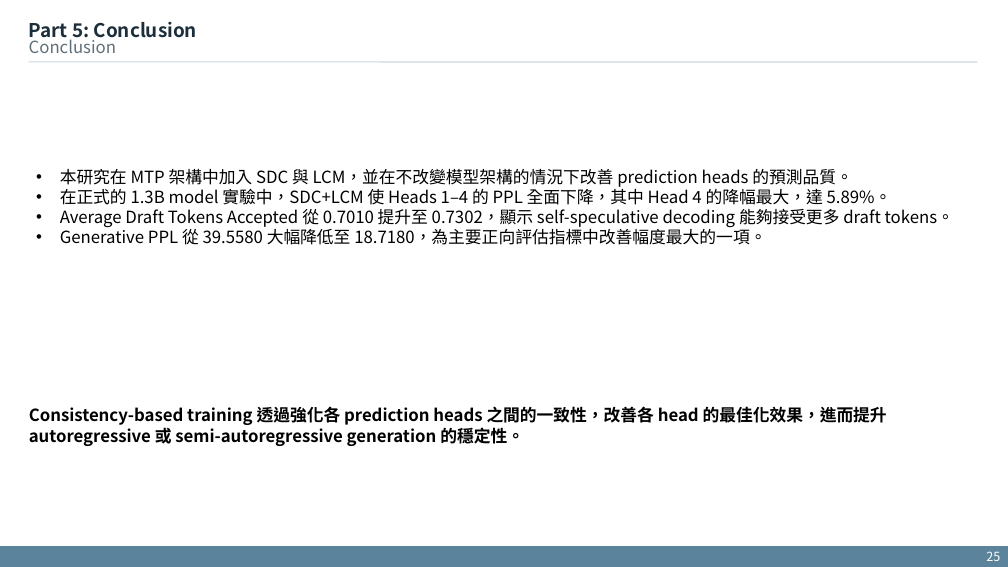
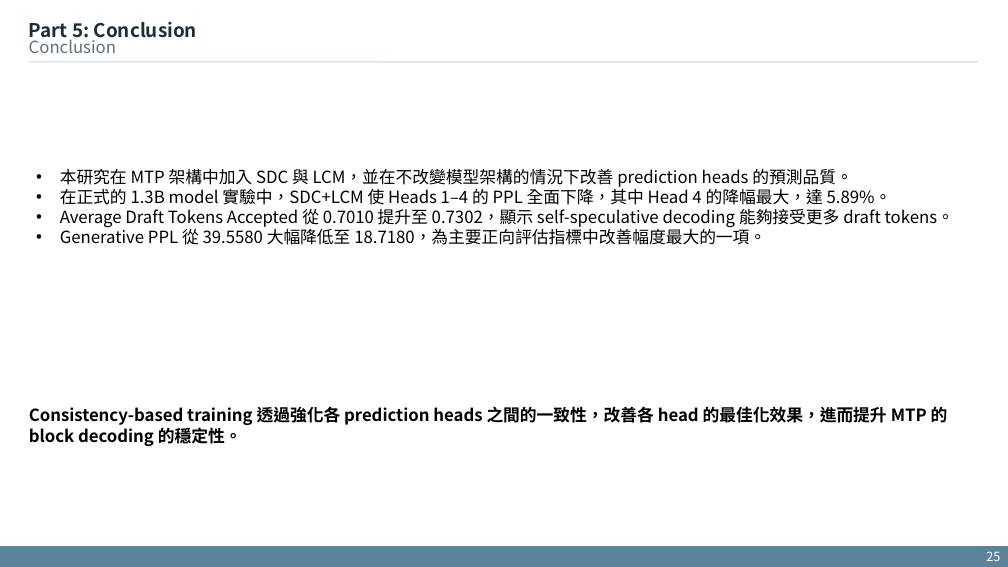
Before and after one commit to xdfg12456/llama-mtp, a slide deck: slide 25 of doc/mtp_with_consistency_method_v2.pptx. Drawn at 1008x567 pixels with LibreOffice and Linux fonts; fonts in the diff are those of the drawing. Boxes give left, top, right and bottom in pixels: in the first picture for what was removed or moved away, otherwise in the second. Text is boxed around its words. In the diff, an @@ line names an element or a change of style, - is before the commit and + after.

Commit message:
update ppt

```diff
--- a/doc/mtp_with_consistency_method_v2.pptx
+++ b/doc/mtp_with_consistency_method_v2.pptx
@@ text at box(29, 406, 948, 446): text changed @@
-Consistency-based training 透過強化各 prediction heads 之間的一致性，改善各 head 的最佳化效果，進而提升 autoregressive 或 semi-autoregressive generation 的穩定性。
+Consistency-based training 透過強化各 prediction heads 之間的一致性，改善各 head 的最佳化效果，進而提升 MTP 的 block decoding 的穩定性。
```
Also in this commit, not shown: 2 other slides changed.
